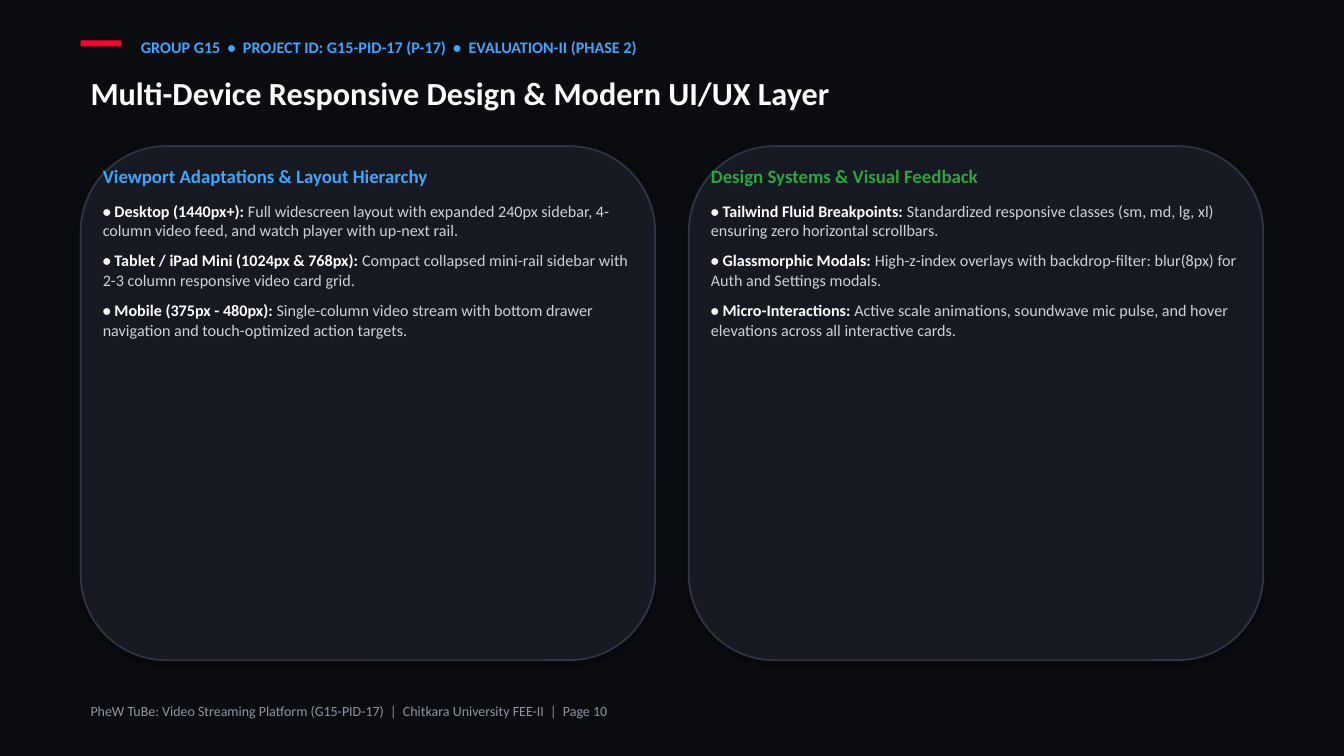
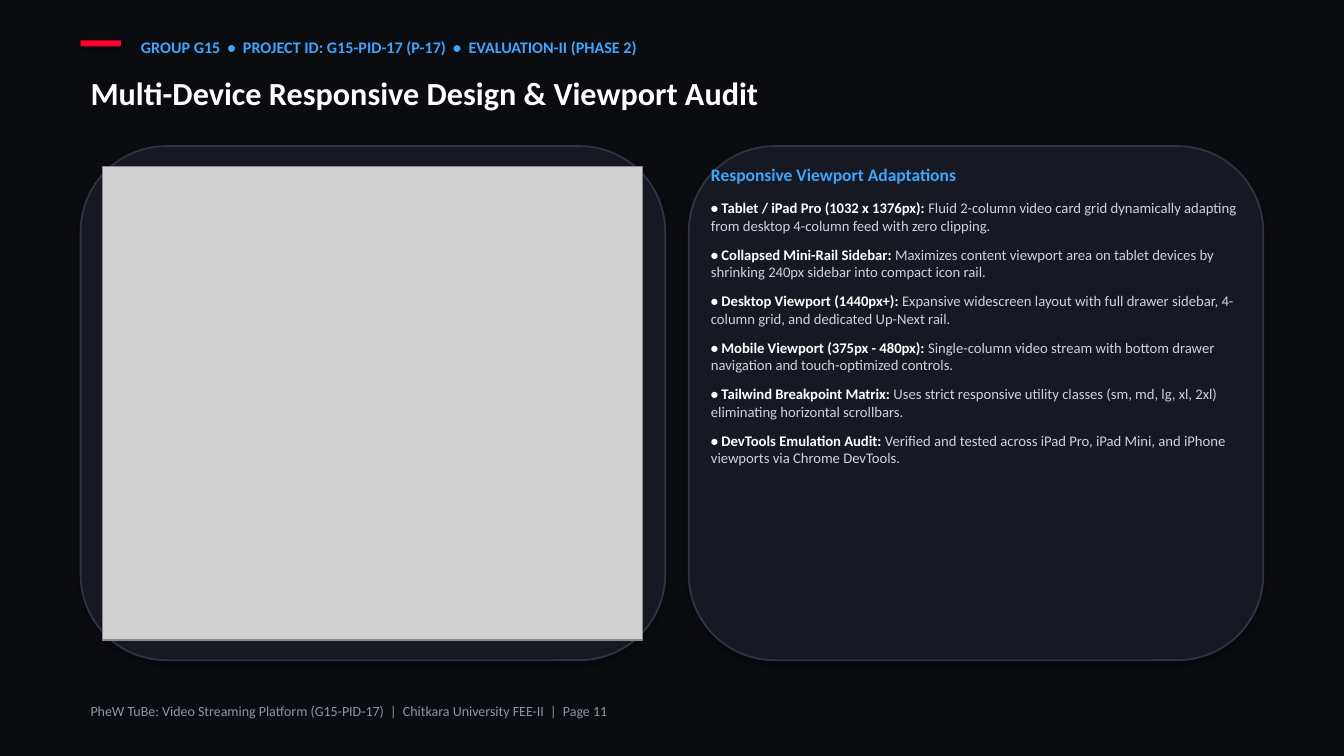
Before and after one commit to kishan-777/Front-End-Engineering_Evaluation-based-project, a slide deck: slide 11 of G15-PID-17.pptx (slide 10 before the commit). Drawn at 1344x756 pixels with LibreOffice and Linux fonts; fonts in the diff are those of the drawing; grey boxes stand for pictures. Boxes give left, top, right and bottom in pixels: in the first picture for what was removed or moved away, otherwise in the second. Text is boxed around its words. In the diff, an @@ line names an element or a change of style, - is before the commit and + after.

Commit message:
Add dedicated responsiveness slide with iPad Pro DevTools screenshot, total 12 slides

```diff
--- a/G15-PID-17.pptx
+++ b/G15-PID-17.pptx
@@ text at <box>91,82,758,111</box>: text changed @@
-Multi-Device Responsive Design & Modern UI/UX Layer
+Multi-Device Responsive Design & Viewport Audit
@@ rounded rectangle: place and size @@
-rounded rectangle at <box>81,146,655,660</box>
+rounded rectangle at <box>81,146,665,660</box>
@@ text removed at <box>103,169,628,339</box> @@
-Viewport Adaptations & Layout Hierarchy
-• Desktop (1440px+): Full widescreen layout with expanded 240px sidebar, 4-column video feed, and watch player with up-next rail.
-• Tablet / iPad Mini (1024px & 768px): Compact collapsed mini-rail sidebar with 2-3 column responsive video card grid.
-• Mobile (375px - 480px): Single-column video stream with bottom drawer navigation and touch-optimized action targets.
@@ picture added at <box>103,166,642,640</box> @@
@@ text at <box>711,168,1236,466</box>: text changed; size 11.5 to 10.5 pt @@
-Design Systems & Visual Feedback
-• Tailwind Fluid Breakpoints: Standardized responsive classes (sm, md, lg, xl) ensuring zero horizontal scrollbars.
-• Glassmorphic Modals: High-z-index overlays with backdrop-filter: blur(8px) for Auth and Settings modals.
-• Micro-Interactions: Active scale animations, soundwave mic pulse, and hover elevations across all interactive cards.
+Responsive Viewport Adaptations
+• Tablet / iPad Pro (1032 x 1376px): Fluid 2-column video card grid dynamically adapting from desktop 4-column feed with zero clipping.
+• Collapsed Mini-Rail Sidebar: Maximizes content viewport area on tablet devices by shrinking 240px sidebar into compact icon rail.
+• Desktop Viewport (1440px+): Expansive widescreen layout with full drawer sidebar, 4-column grid, and dedicated Up-Next rail.
+• Mobile Viewport (375px - 480px): Single-column video stream with bottom drawer navigation and touch-optimized controls.
+• Tailwind Breakpoint Matrix: Uses strict responsive utility classes (sm, md, lg, xl, 2xl) eliminating horizontal scrollbars.
+• DevTools Emulation Audit: Verified and tested across iPad Pro, iPad Mini, and iPhone viewports via Chrome DevTools.
@@ text at <box>91,706,607,719</box>: text changed @@
-PheW TuBe: Video Streaming Platform (G15-PID-17) | Chitkara University FEE-II | Page 10
+PheW TuBe: Video Streaming Platform (G15-PID-17) | Chitkara University FEE-II | Page 11
```
Also in this commit, not shown: 1 slide added, 1 other file.
